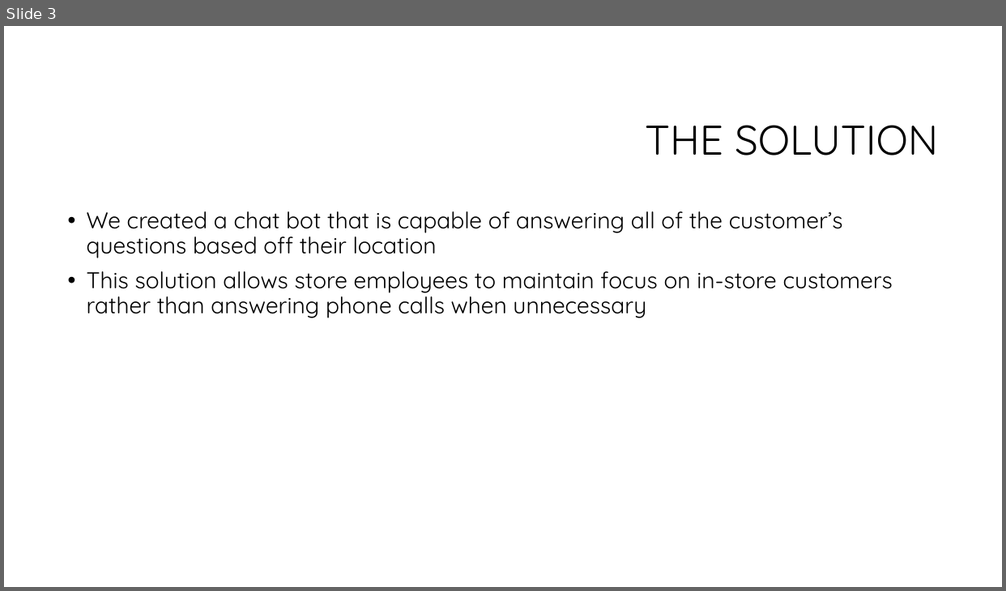
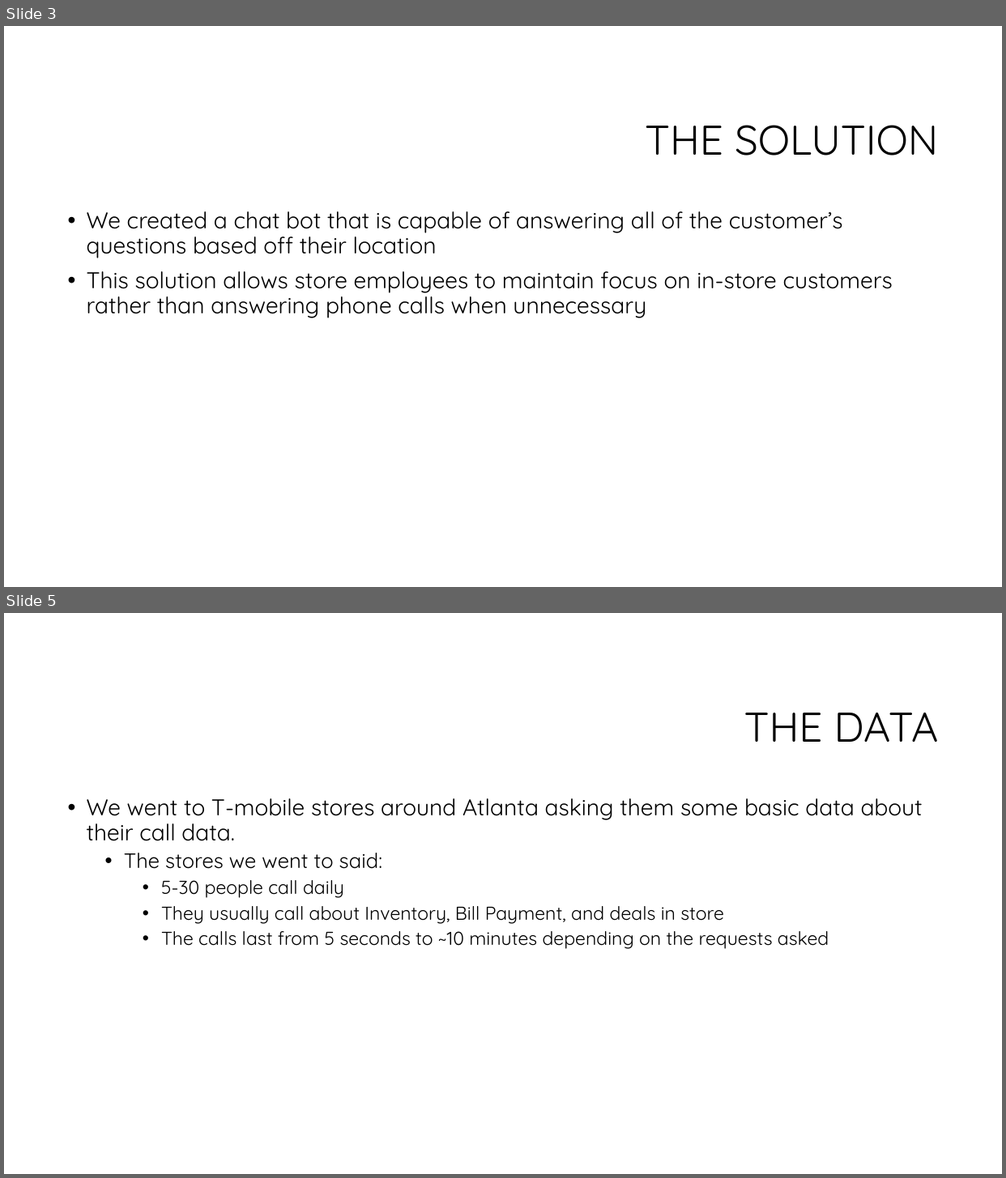
Before and after one commit to theriley106/Mobey, a slide deck: T-Mobile one.pptx. Shown one above the other, each under a label of ours: slide 3 before the commit, slides 3 and 5 after it; the slides between them are not shown. The pictures are 1006x591 and 1006x1178 pixels, drawn with LibreOffice and Linux fonts; fonts in the diff are those of the drawing; background and template pictures are left out. Boxes give left, top, right and bottom in pixels: in the first picture for what was removed or moved away, otherwise in the second. Text is boxed around its words. In the diff, an @@ line names an element or a change of style, - is before the commit and + after.

Commit message:
pptx data

```diff
--- a/T-Mobile one.pptx
+++ b/T-Mobile one.pptx
@@ slide 5 added at box(4, 613, 1002, 1174), background #FFFFFF @@
@@ title added at box(744, 713, 939, 742), 40 pt, text #000000 @@
+THE DATA
@@ text added at box(87, 798, 923, 949), 18 pt, text #000000 @@
+• We went to T-mobile stores around Atlanta asking them some basic data about their call data.
+  • The stores we went to said:
+    • 5-30 people call daily
+    • They usually call about Inventory, Bill Payment, and deals in store
+    • The calls last from 5 seconds to ~10 minutes depending on the requests asked
```
Also in this commit, not shown: 3 other slides added.
